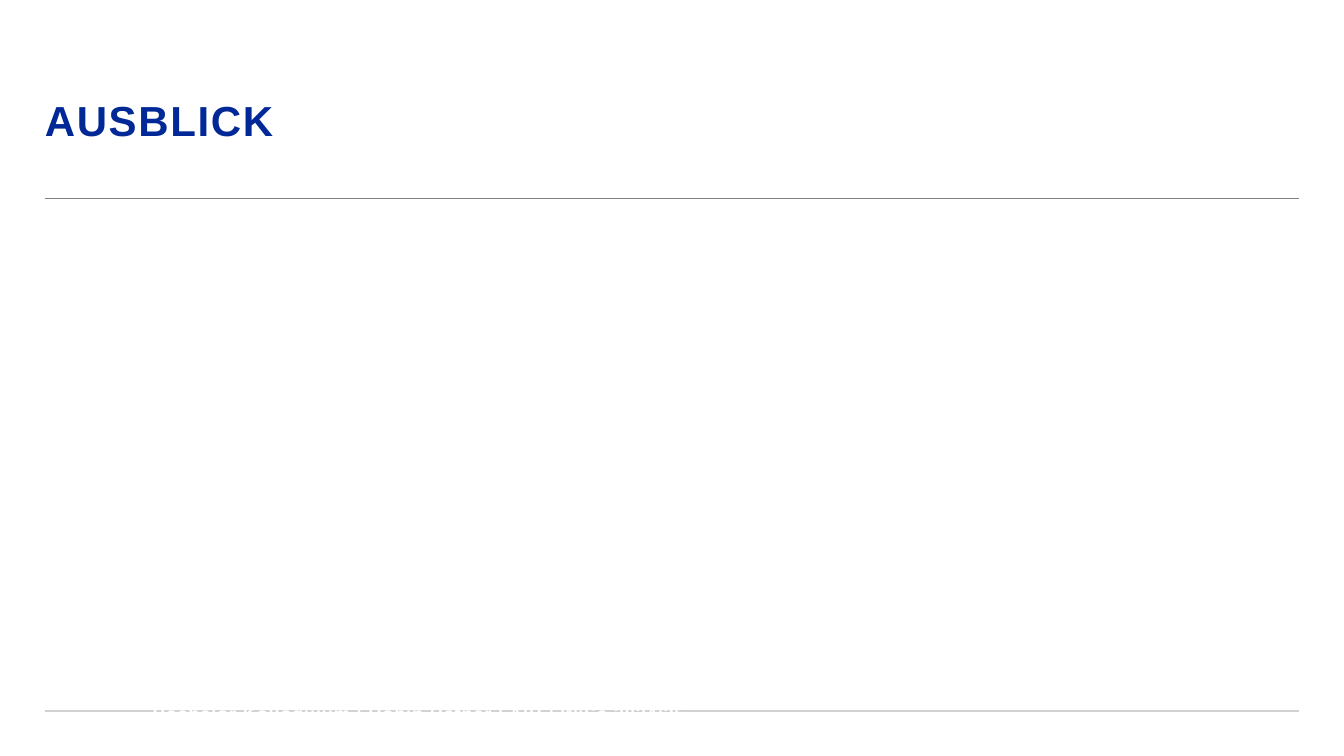
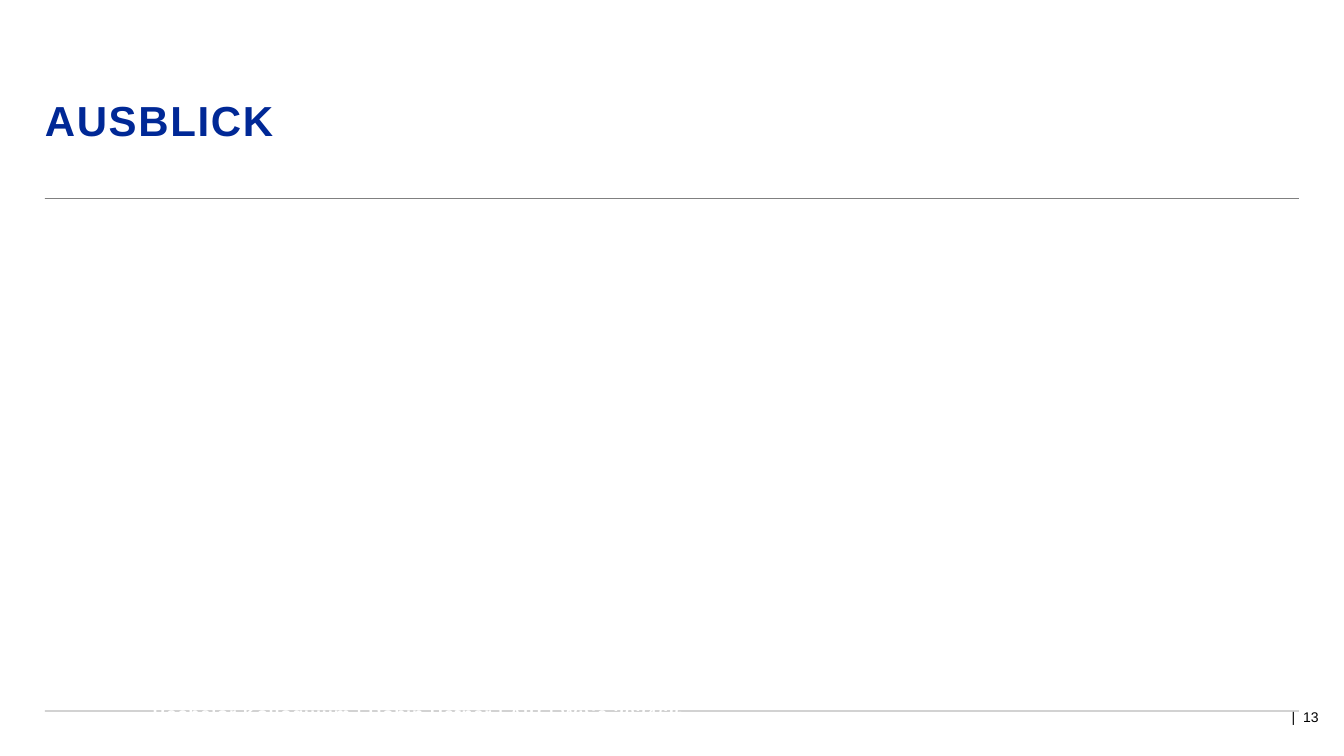
Before and after one commit to D4rkm4n215/Bachelorthesis, a slide deck: slide 13 of Thesis/Kolloquium/Präsentation_Hefner_Robin_206488.odp (slide 9 before the commit). Drawn at 1344x756 pixels with LibreOffice and Linux fonts; fonts in the diff are those of the drawing; background and template pictures are left out. Boxes give left, top, right and bottom in pixels: in the first picture for what was removed or moved away, otherwise in the second. Text is boxed around its words. In the diff, an @@ line names an element or a change of style, - is before the commit and + after.

```diff
--- a/Thesis/Kolloquium/Präsentation_Hefner_Robin_206488.odp
+++ b/Thesis/Kolloquium/Präsentation_Hefner_Robin_206488.odp
@@ page number added at (1303,712,1319,722), 10 pt, text #000000 @@
+| 13
```
Also in this commit, not shown: 8 other slides changed, 4 slides added, 6 other files.
